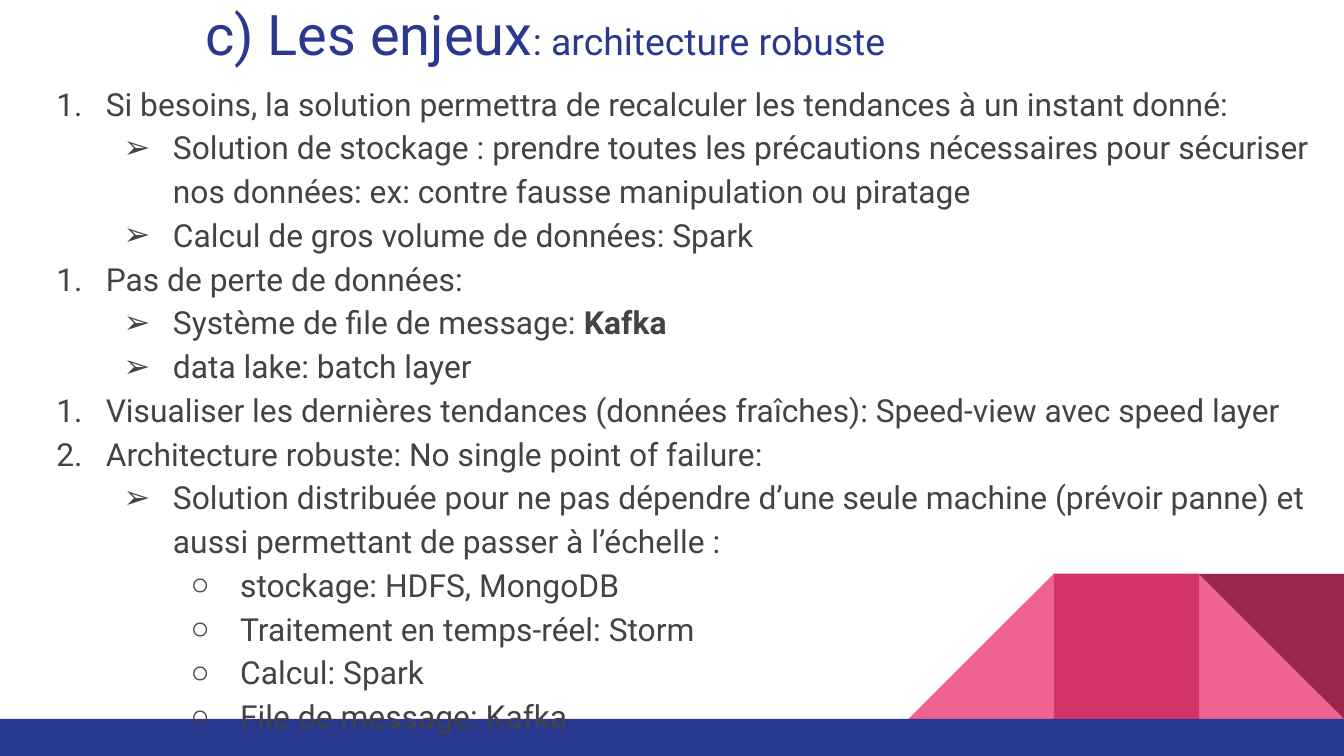
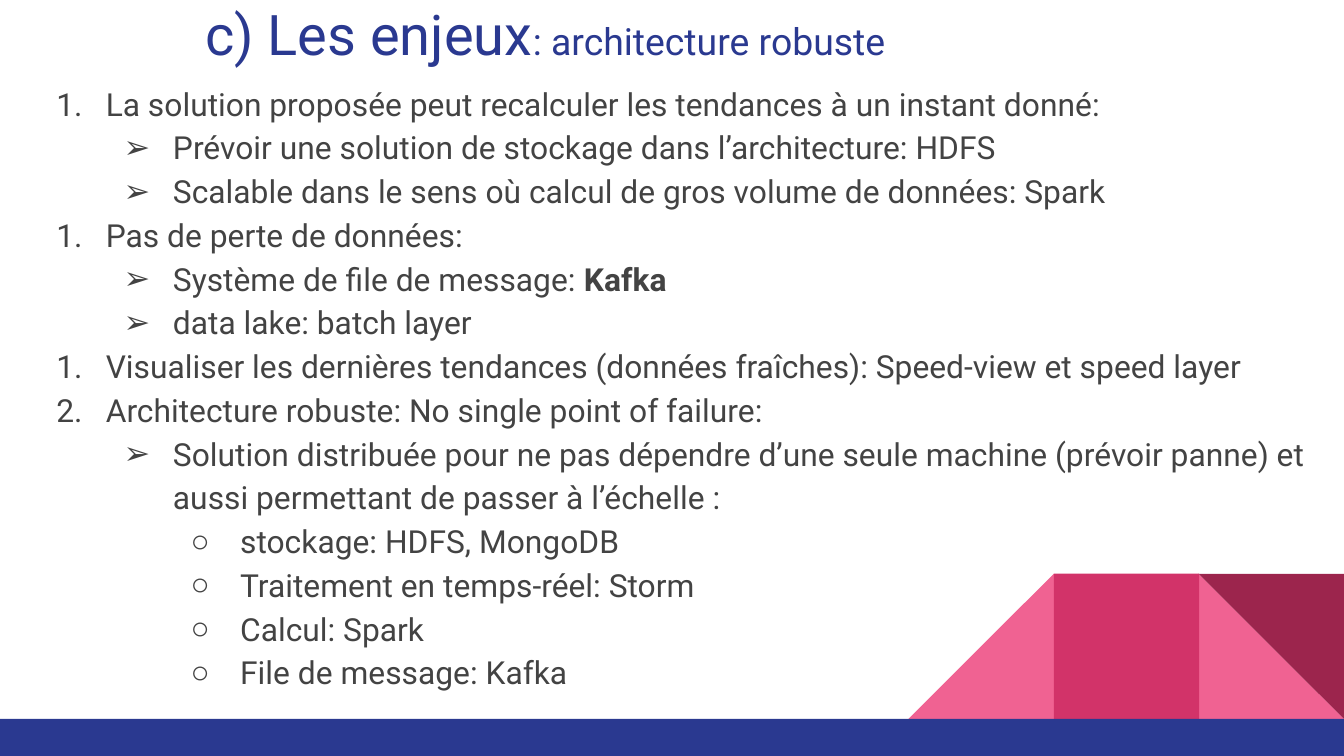
Before and after one commit to carolio7/lambda_architecture_for_tweetsProcessing, a slide deck: slide 6 of presentation/presentation_projet5_v01.pptx. Drawn at 1344x756 pixels with LibreOffice and Linux fonts; fonts in the diff are those of the drawing. Boxes give left, top, right and bottom in pixels: in the first picture for what was removed or moved away, otherwise in the second. Text is boxed around its words. In the diff, an @@ line names an element or a change of style, - is before the commit and + after.

```diff
--- a/presentation/presentation_projet5_v01.pptx
+++ b/presentation/presentation_projet5_v01.pptx
@@ text at box(106, 92, 1105, 210): text changed @@
-1. Si besoins, la solution permettra de recalculer les tendances à un instant donné:
-➢ Solution de stockage : prendre toutes les précautions nécessaires pour sécuriser nos données: ex: contre fausse manipulation ou piratage
-➢ Calcul de gros volume de données: Spark
+1. La solution proposée peut recalculer les tendances à un instant donné:
+➢ Prévoir une solution de stockage dans l’architecture: HDFS
+➢ Scalable dans le sens où calcul de gros volume de données: Spark
@@ text at box(106, 353, 1240, 385): text changed @@
-1. Visualiser les dernières tendances (données fraîches): Speed-view avec speed layer
+1. Visualiser les dernières tendances (données fraîches): Speed-view et speed layer
```
Also in this commit, not shown: 11 other slides changed, 1 slide added, 1 slide removed, 1 other file.
